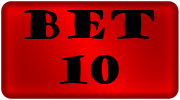
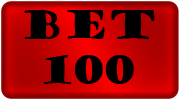
Layer changes from the first 180px x 100px image to the second:
renamed "bet 10" to "bet 100", painted on it over [left=43, top=55, right=134, bottom=84]
